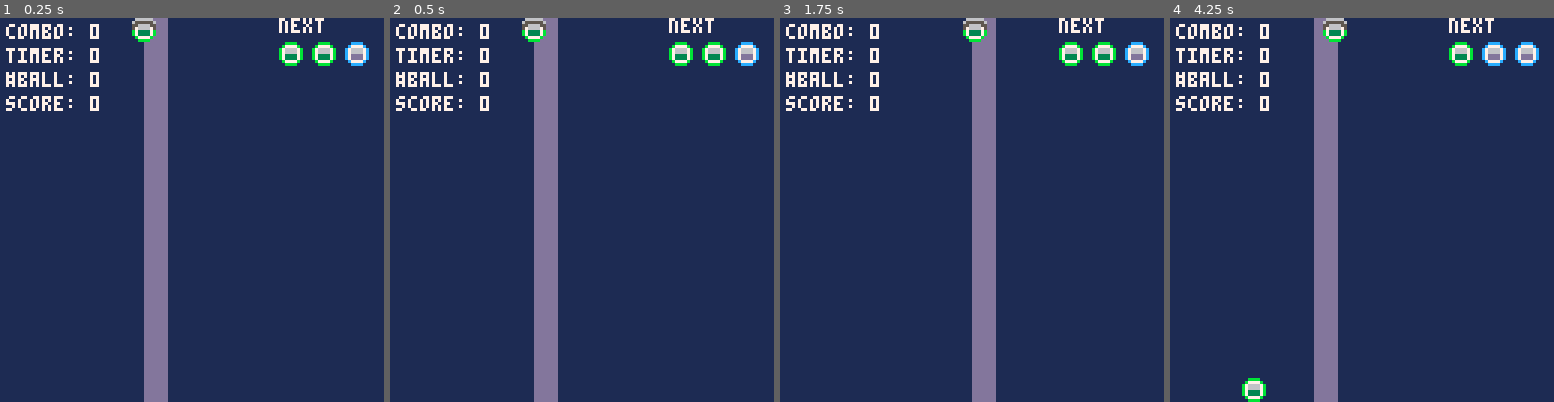
Above: before the commit, frames 1-4 (left to right).
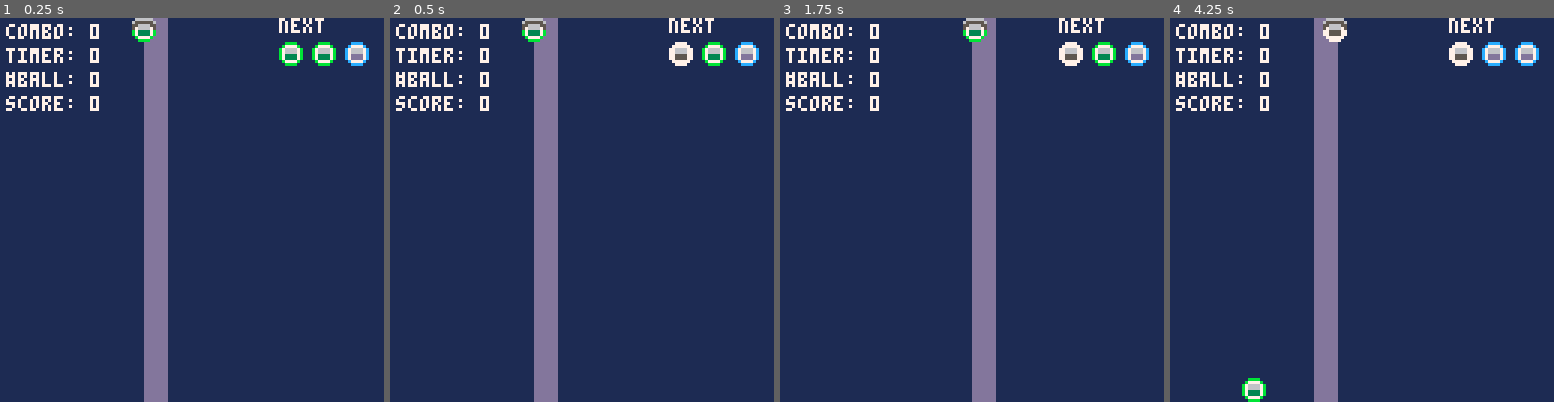
Above: after the commit, the same moments.

Repository: naufalazzmy/pico8miniproject
Game: PICO-8 cartridge shootstack.p8
The game is run twice, just before and just after one commit, with the same random seed, the same clock (stepped at 60 frames per second) and the same inputs.
Inputs:
- Up to frame 1 (0.25 s): no input
- Up to frame 2 (0.5 s): tap X (X key) at 0.33 s
- Up to frame 3 (1.75 s): tap X (X key) at 1.07 s; hold Right from 1.6 s (still down)
- Up to frame 4 (4.25 s): tap X (X key) at 1.85, 2.97, 4.08 s; release Right at 2.1 s; hold Right 2.47-3.03 s; hold Left 3.08-3.58 s; hold Down 3.63-3.97 s; hold Right from 4.02 s (still down)

Frame 1 is identical in both runs. In frame 2, 0.2% of the frame differs, in the area x 72-79%, y 6-13%; in frame 3, 0.2%; in frame 4, 0.3%, in the area x 39-79%, y 3-13%.

Commit message:
Update shootstack.p8

Diff:
--- a/shootstack.p8
+++ b/shootstack.p8
@@ -147,18 +147,29 @@
   if btn(⬅️) then
    vx = vx - 1
   end
+
   if btn(➡️) then
    vx = vx + 1
   end
+
   if shooting then
    canshoot=false
    shooting.ypos += shooting.spd
    if shooting.ypos >= shooting.targetpos then
     add(columns[shooting.index].stacks, shooting.ball)
+
+	   if shooting.ball.typ!="ball" then
+     -- setaip stack ditaruh
+     -- ini harus di check dia tipe apa
+     -- fungsinya harus baru
+    	power_h(shooting.index)
+    end
+
     shooting=nil
     next_ball()
     canshoot=true
     start_match_process()
+
    end
   end
 
@@ -176,6 +187,10 @@
     local target_cx = col * cell + (cell/2)
     shooter.x = clamp(target_cx - shooter.w/2, min_x, max_x)
     shoot(col+1,shooter.current)
+  end
+
+  if btnp(❎) then
+   add_power()
   end
 
   update_matches()
@@ -215,7 +230,7 @@
  print("timer: "..flr(combo_timer/30), 2, 10, 7)
  print("#ball: "..match_count, 2, 18, 7)
  print("score: "..(score*100), 2, 26, 7)
--- print(shooter.current.ypos,56,56)
+-- print("curstack: "..power,2,34,7)
  --print(columns[1].stacks[1].color,7)
 end
 
@@ -444,15 +459,63 @@
  end
  return count
 end
+-->8
+--powerup handler
+function add_power()
+  local ball={
+	  typ="power_h",
+	  ismatch=true,
+	  sprite=0,
+	  color=i,
+	  xpos=0,
+	  ypos=0
+	 }
+	 nextballs[1]=ball
+end
+
+function power_h(colpos)
+  local col = columns[colpos]
+  local cur_stack = #col.stacks
+
+  -- siapkan table boolean kayak find_matches
+  local to_destroy = {}
+  for c=1,#columns do
+    to_destroy[c] = {}
+    for r=1,#columns[c].stacks do
+      to_destroy[c][r] = false
+    end
+  end
+
+  -- hancurin bola di posisi yg kena efek powerup
+  to_destroy[colpos][cur_stack] = true -- bola power sendiri
+
+  -- kanan
+  for i=1,2 do
+    if columns[colpos+i] and columns[colpos+i].stacks[cur_stack] then
+      to_destroy[colpos+i][cur_stack] = true
+    end
+  end
+
+  -- kiri
+  for i=-1,-2,-1 do
+    if columns[colpos+i] and columns[colpos+i].stacks[cur_stack] then
+      to_destroy[colpos+i][cur_stack] = true
+    end
+  end
+
+  -- jalankan remove
+  match_state = "remove"
+  remove_and_gravity(to_destroy)
+end
 __gfx__
-0077770000eeee0000cccc0000bbbb0000aaaa000000000000000000000000000000000000000000000000000000000000000000000000000000000000000000
-077777700e7777e00c7777c00b7777b00a7777a00000000000000000000000000000000000000000000000000000000000000000000000000000000000000000
-77666677e766667ec766667cb766667ba766667a0000000000000000000000000000000000000000000000000000000000000000000000000000000000000000
-77666677e766667ec766667cb766667ba766667a0000000000000000000000000000000000000000000000000000000000000000000000000000000000000000
-77555577e788887ec7dddd7cb733337ba799997a0000000000000000000000000000000000000000000000000000000000000000000000000000000000000000
-77555577e788887ec7dddd7cb733337ba799997a0000000000000000000000000000000000000000000000000000000000000000000000000000000000000000
-077777700e7777e00c7777c00b7777b00a7777a00000000000000000000000000000000000000000000000000000000000000000000000000000000000000000
-0077770000eeee0000cccc0000bbbb0000aaaa000000000000000000000000000000000000000000000000000000000000000000000000000000000000000000
+0077770000eeee0000cccc0000bbbb0000aaaa000000000000222200000000000000000000000000000000000000000000000000000000000000000000000000
+077777700e7777e00c7777c00b7777b00a7777a00000000002eeee20000000000000000000000000000000000000000000000000000000000000000000000000
+77666677e766667ec766667cb766667ba766667a000000002e6666e2000000000000000000000000000000000000000000000000000000000000000000000000
+77666677e766667ec766667cb766667ba766667a000000002e6886e2000000000000000000000000000000000000000000000000000000000000000000000000
+77555577e788887ec7dddd7cb733337ba799997a000000002ed88de2000000000000000000000000000000000000000000000000000000000000000000000000
+77555577e788887ec7dddd7cb733337ba799997a000000002edddde2000000000000000000000000000000000000000000000000000000000000000000000000
+077777700e7777e00c7777c00b7777b00a7777a00000000002eeee20000000000000000000000000000000000000000000000000000000000000000000000000
+0077770000eeee0000cccc0000bbbb0000aaaa000000000000222200000000000000000000000000000000000000000000000000000000000000000000000000
 06666660000000000000000000000000000000000000000000000000000000000000000000000000000000000000000000000000000000000000000000000000
 65555556000000000000000000000000000000000000000000000000000000000000000000000000000000000000000000000000000000000000000000000000
 55000055000000000000000000000000000000000000000000000000000000000000000000000000000000000000000000000000000000000000000000000000
